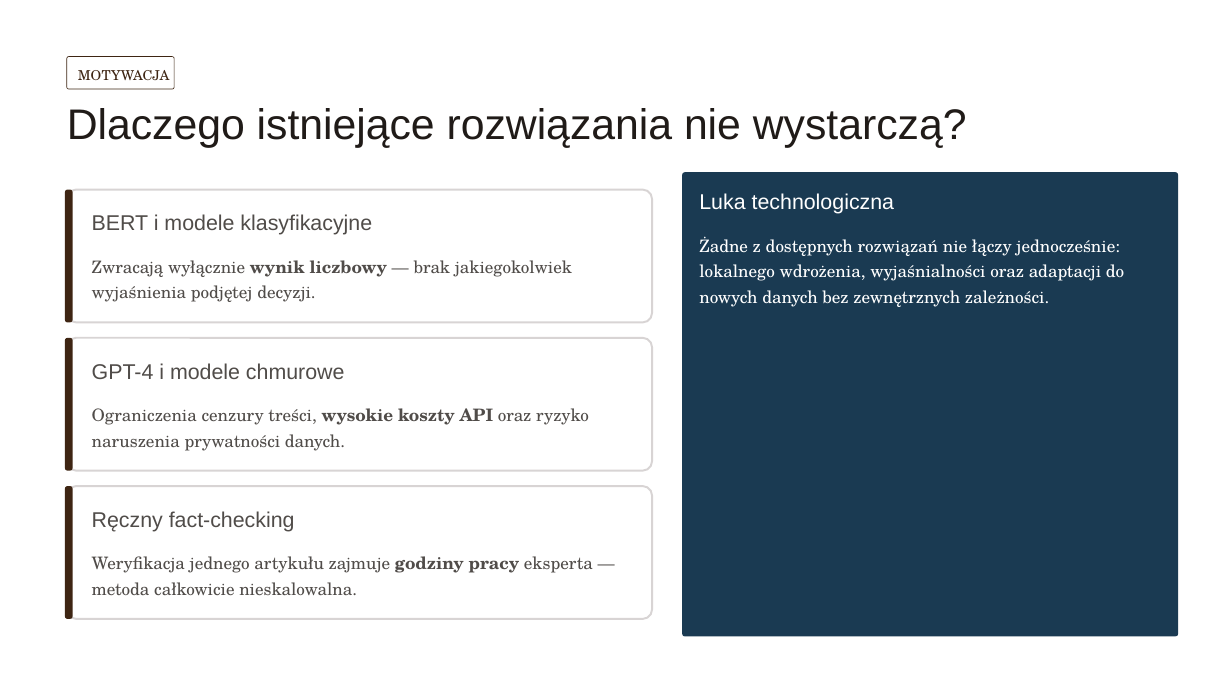
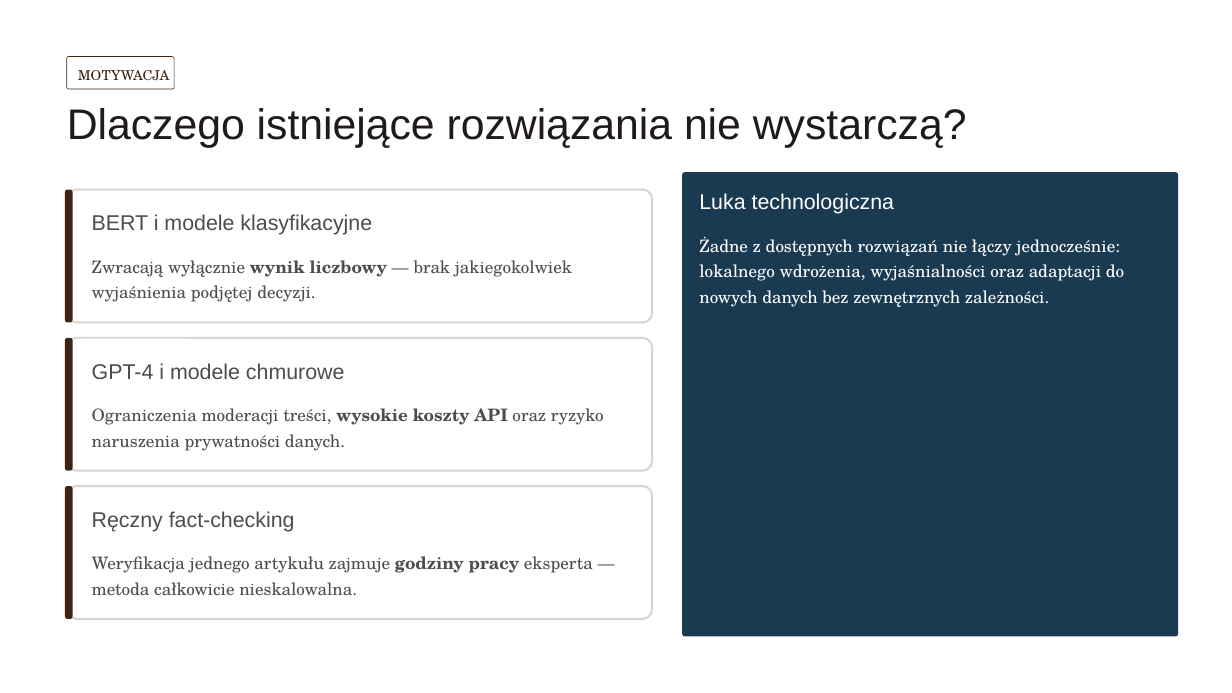
Before and after one commit to vp-1591/projekt-inzynierski, a slide deck: slide 2 of documentation/Projekt_43995.pptx (slide 3 before the commit). Drawn at 1232x693 pixels with LibreOffice and Linux fonts; fonts in the diff are those of the drawing. Boxes give left, top, right and bottom in pixels: in the first picture for what was removed or moved away, otherwise in the second. Text is boxed around its words. In the diff, an @@ line names an element or a change of style, - is before the commit and + after.

```diff
--- a/documentation/Projekt_43995.pptx
+++ b/documentation/Projekt_43995.pptx
@@ text at bbox=[92, 408, 604, 451]: text changed @@
-Ograniczenia cenzury treści, wysokie koszty API oraz ryzyko naruszenia prywatności danych.
+Ograniczenia moderacji treści, wysokie koszty API oraz ryzyko naruszenia prywatności danych.
```
Also in this commit, not shown: 5 other slides changed, 1 slide added, 4 other files.
